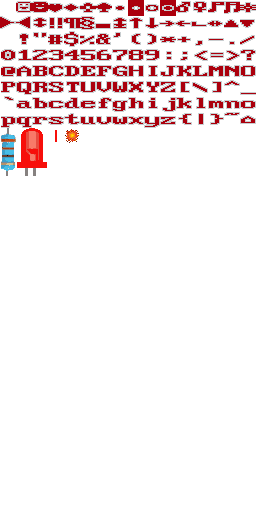
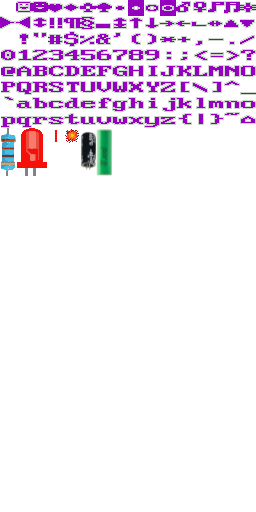
Before/after of a 256px x 512px layered artwork. What changed in the layer stack:
painted on "LED" over [25, 168, 36, 176]
painted on "Resistor" over [1, 128, 16, 176]
painted on "Pasted Layer" over [65, 129, 79, 143]
painted on "Text" over [0, 0, 256, 128]
added layer "Capacitor" above "Battery" over [80, 131, 96, 170]
added layer "Battery" above "invaders.png" over [96, 128, 113, 176]
